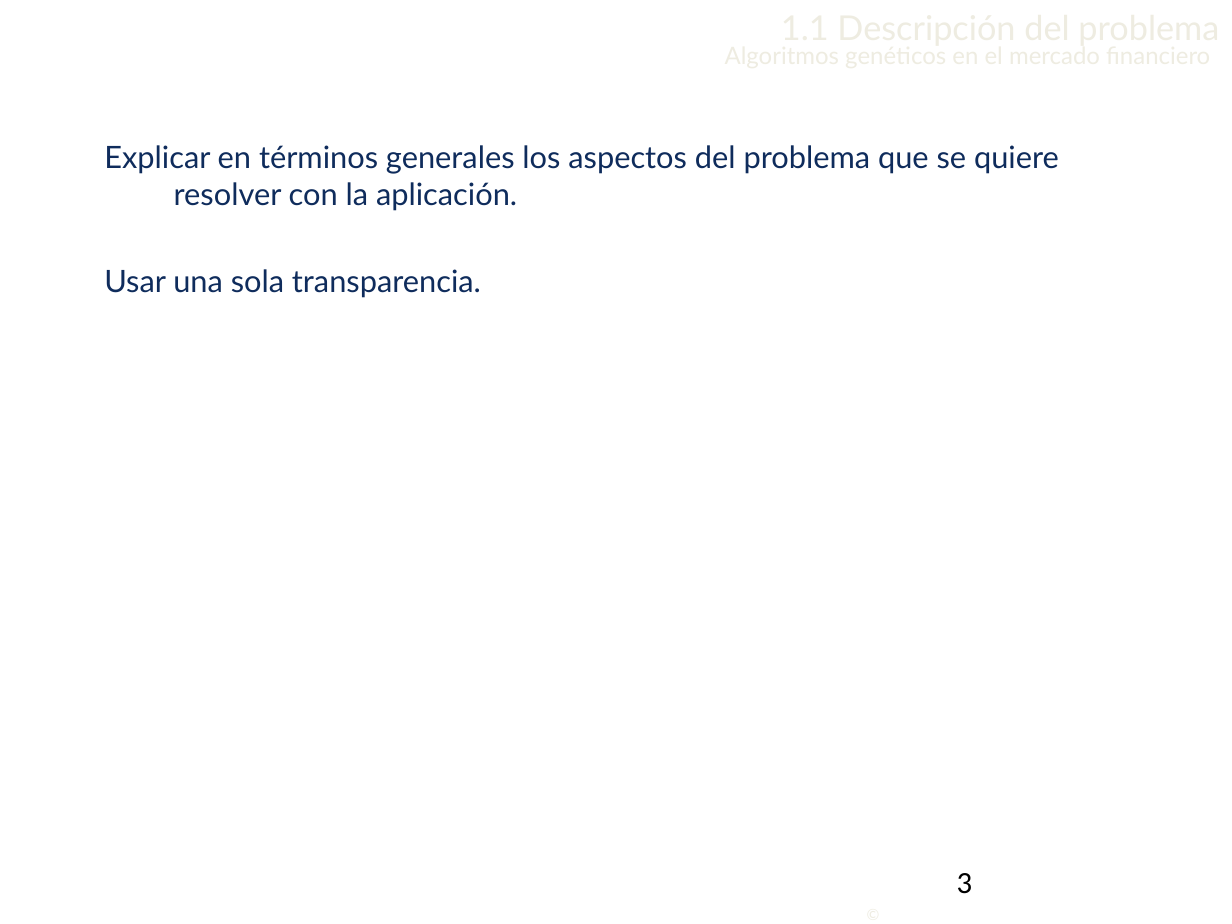
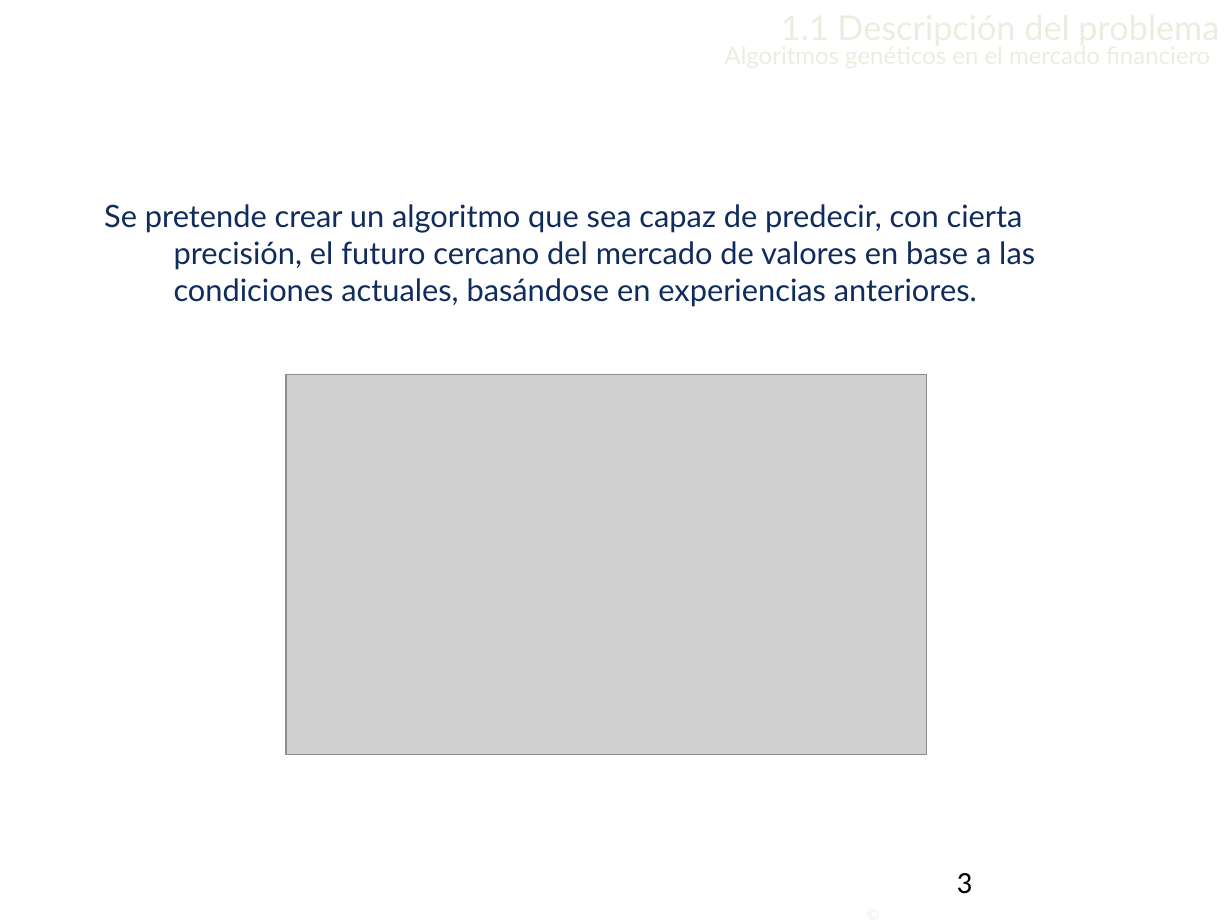
Before and after one commit to Lothar94/Inteligencia-Artificial, a slide deck: slide 3 of Practica1/PresentacionlA.pptx. Drawn at 1232x924 pixels with LibreOffice and Linux fonts; fonts in the diff are those of the drawing; grey boxes stand for pictures; background and template pictures are left out. Boxes give left, top, right and bottom in pixels: in the first picture for what was removed or moved away, otherwise in the second. Text is boxed around its words. In the diff, an @@ line names an element or a change of style, - is before the commit and + after.

```diff
--- a/Practica1/PresentacionlA.pptx
+++ b/Practica1/PresentacionlA.pptx
@@ text at bbox=[104, 204, 1035, 307]: text changed @@
-Explicar en términos generales los aspectos del problema que se quiere resolver con la aplicación.
-Usar una sola transparencia.
+Se pretende crear un algoritmo que sea capaz de predecir, con cierta precisión, el futuro cercano del mercado de valores en base a las condiciones actuales, basándose en experiencias anteriores.
@@ picture added at bbox=[286, 375, 926, 754] @@
```
Also in this commit, not shown: 3 other slides changed, 2 other files.
